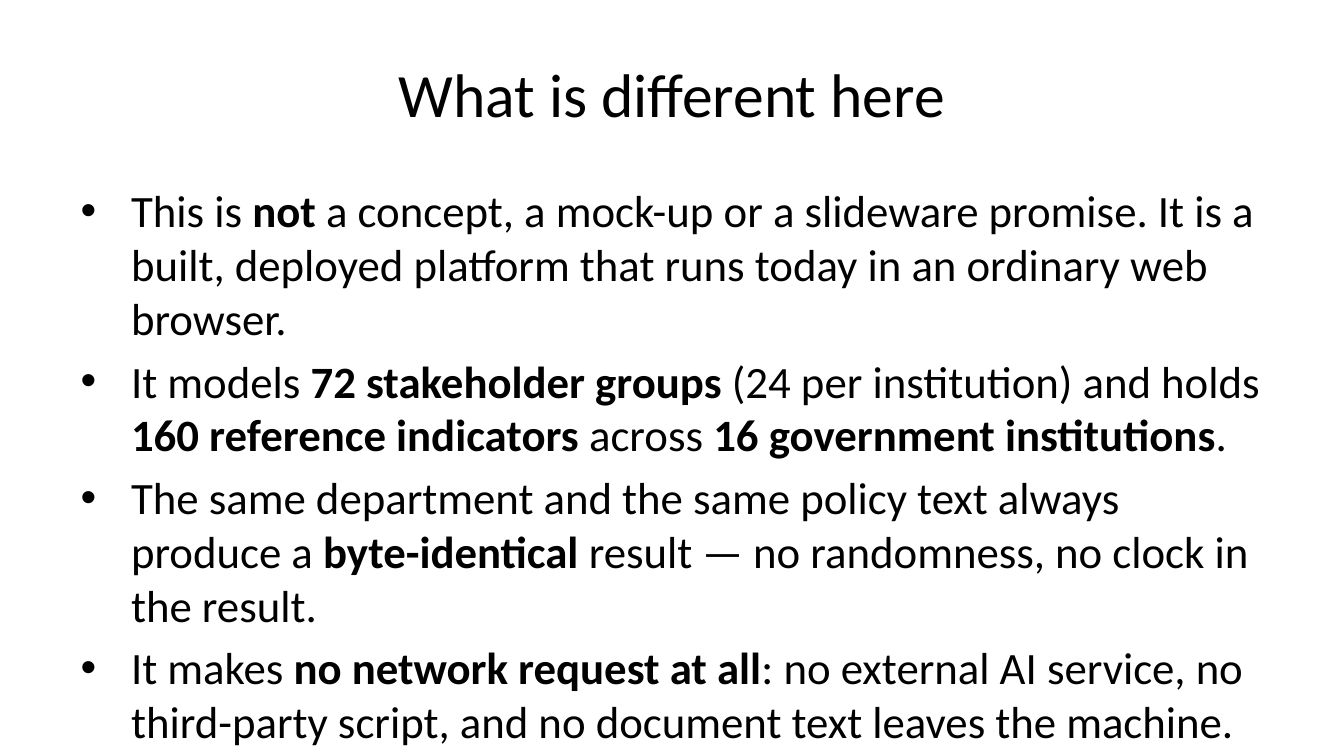
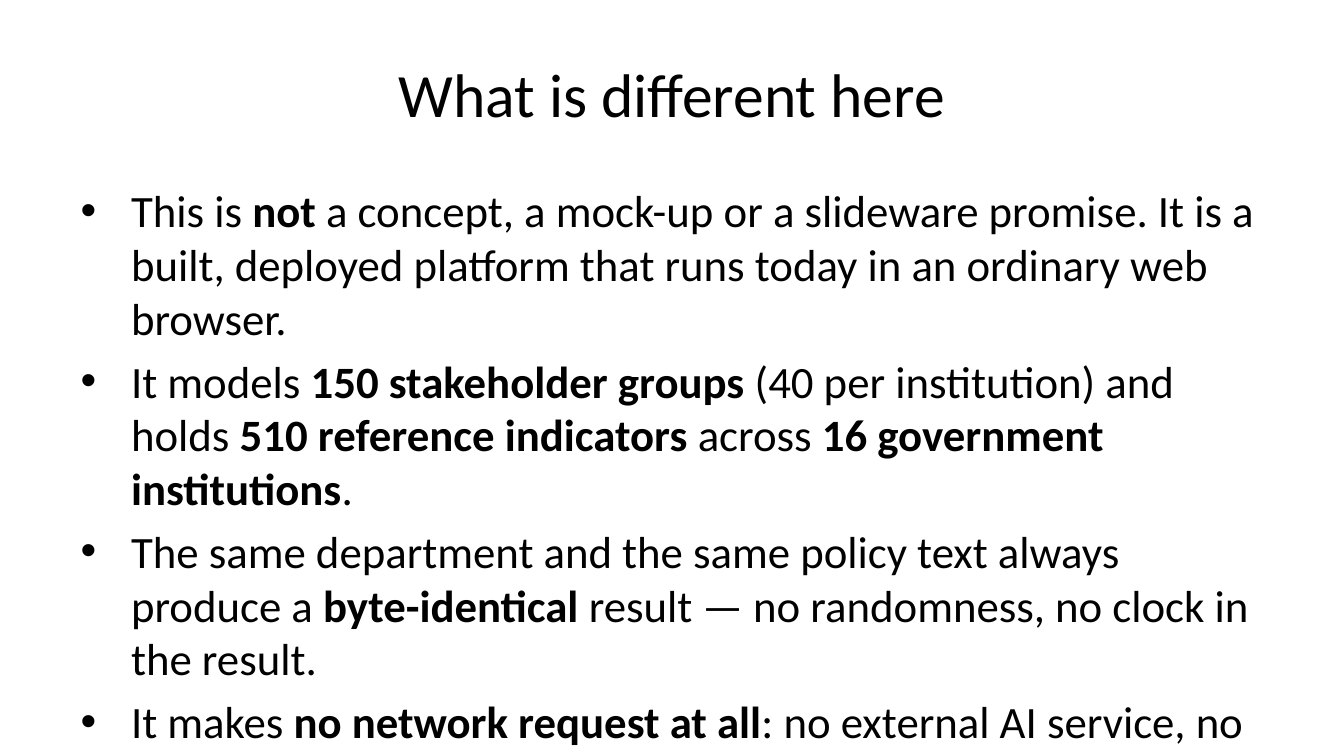
Before and after one commit to BitFlexFinTech/policy-nexus, a slide deck: slide 3 of Minister Submission/Oreida_Pitch_Deck_Minister_of_ICT.pptx. Drawn at 1344x756 pixels with LibreOffice and Linux fonts; fonts in the diff are those of the drawing. Boxes give left, top, right and bottom in pixels: in the first picture for what was removed or moved away, otherwise in the second. Text is boxed around its words. In the diff, an @@ line names an element or a change of style, - is before the commit and + after.

```diff
--- a/Minister Submission/Oreida_Pitch_Deck_Minister_of_ICT.pptx
+++ b/Minister Submission/Oreida_Pitch_Deck_Minister_of_ICT.pptx
@@ text at [131, 365, 1173, 506]: text changed @@
-• It models 72 stakeholder groups (24 per institution) and holds 160 reference indicators across 16 government institutions.
+• It models 150 stakeholder groups (40 per institution) and holds 510 reference indicators across 16 government institutions.
```
Also in this commit, not shown: 4 other slides changed, 2 slides added, 5 other files.
